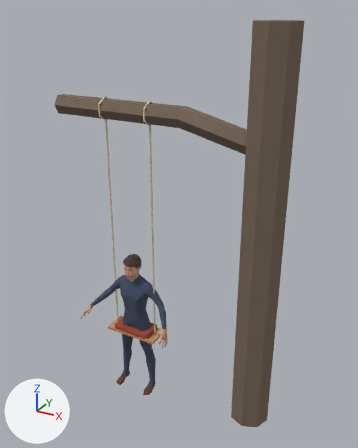
Renders of the glTF model priv/models/swing_plank_person.mid.glb from each side of a commit.
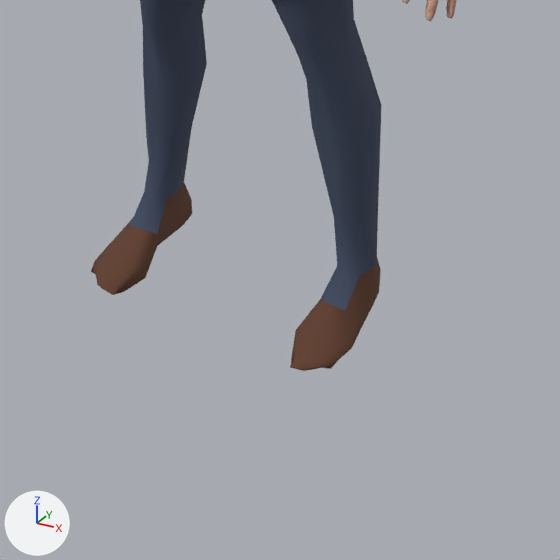
The first picture shows the older version from a 50 mm lens placed at (2.69, -3.88, 3.95), pointed at (0.52, 0.07, 1.98). The close-ups show the older and then the newer version on the part from 29% to 50% of the width and 77% to 94% of the height of that picture. Only the edits that show in the close-ups are written down. Every picture has the same lights, and +X, +Y and +Z are marked at lower left. Where no turn or scale is listed for an object, it has been applied to the vertices. Vertices at exactly the same position are counted once.

Objects in the first close-up: 'person_mesh'.
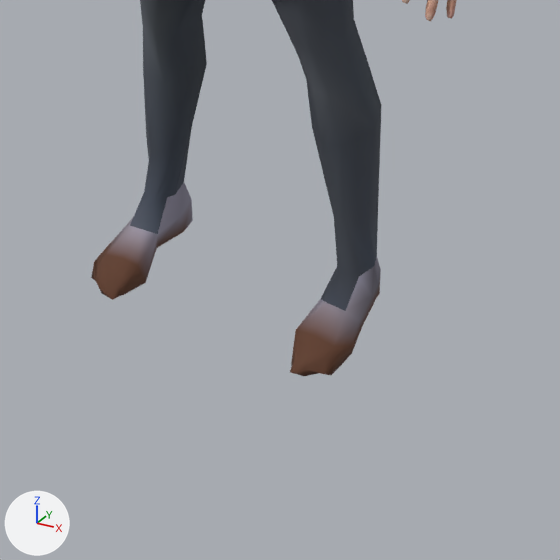
The change, as a diff of the scene's bpy script:
```diff
--- a/priv/models/swing_plank_person.mid.glb.py
+++ b/priv/models/swing_plank_person.mid.glb.py
@@ mat_color_male_casualsuit01 @@
 n0 = _N.new('ShaderNodeBsdfPrincipled'); n0.name = 'Principled BSDF'
-n0.inputs[0].default_value = (0.0497, 0.0685, 0.117, 1.0)  # 'Base Color', dark blue #3f4a60
 n0.inputs[2].default_value = 0.9  # 'Roughness'
 n1 = _N.new('ShaderNodeOutputMaterial'); n1.name = 'Material Output'
+n2 = _N.new('ShaderNodeVertexColor'); n2.name = 'Color Attribute'
 _L.new(n0.outputs[0], n1.inputs[0])  # 'BSDF' to 'Surface'
+_L.new(n2.outputs[0], n0.inputs[0])  # 'Color' to 'Base Color'
@@ mat_color_shoes01 @@
 n0 = _N.new('ShaderNodeBsdfPrincipled'); n0.name = 'Principled BSDF'
-n0.inputs[0].default_value = (0.122, 0.0482, 0.0252, 1.0)  # 'Base Color', brown #623e2c
 n0.inputs[2].default_value = 0.9  # 'Roughness'
 n1 = _N.new('ShaderNodeOutputMaterial'); n1.name = 'Material Output'
+n2 = _N.new('ShaderNodeVertexColor'); n2.name = 'Color Attribute'
 _L.new(n0.outputs[0], n1.inputs[0])  # 'BSDF' to 'Surface'
+_L.new(n2.outputs[0], n0.inputs[0])  # 'Color' to 'Base Color'
@@ me_person_mesh @@
 me_person_mesh.from_pydata(...)  # 3748 vertices, 7234 faces; spans x -0.55..0.55, y -0.36..0.1, z 0.0..1.71
+# me_person_mesh part 1
+for i in [719, 720, 721, 729, 731, 733, 734, 735, 738, 739, 740, 746, 753, 754, 755]: me_person_mesh.vertices[i].co += Vector((0.0, 0.0, -0.01))
+for i in [737, 743, 751]: me_person_mesh.vertices[i].co += Vector((0.0, 0.0, -0.02))
+# me_person_mesh part 2
+for i in [762, 763, 764, 772, 774, 776, 777, *range(780, 784), 789, 796, 797, 798]: me_person_mesh.vertices[i].co += Vector((0.0, 0.0, -0.01))
+for i in [778, 786, 794]: me_person_mesh.vertices[i].co += Vector((0.0, 0.0, -0.02))
+# me_person_mesh part 3: vertex colours changed
 me_person_mesh.materials.append(mat_color_male_casualsuit01)
```

Pixel boxes (x1, y1, x2, y2) of what changed, in the close-ups (560 x 560 px; the box of a moved part takes in the faces that stretch with it):
'person_mesh', recoloured, reshaped: before (91, 0, 457, 371); after (91, 0, 457, 376)
part 1 of me_person_mesh, moved or reshaped: before (91, 200, 192, 295); after (91, 200, 193, 300)
part 2 of me_person_mesh, moved or reshaped: before (290, 329, 361, 371); after (290, 271, 381, 376)
